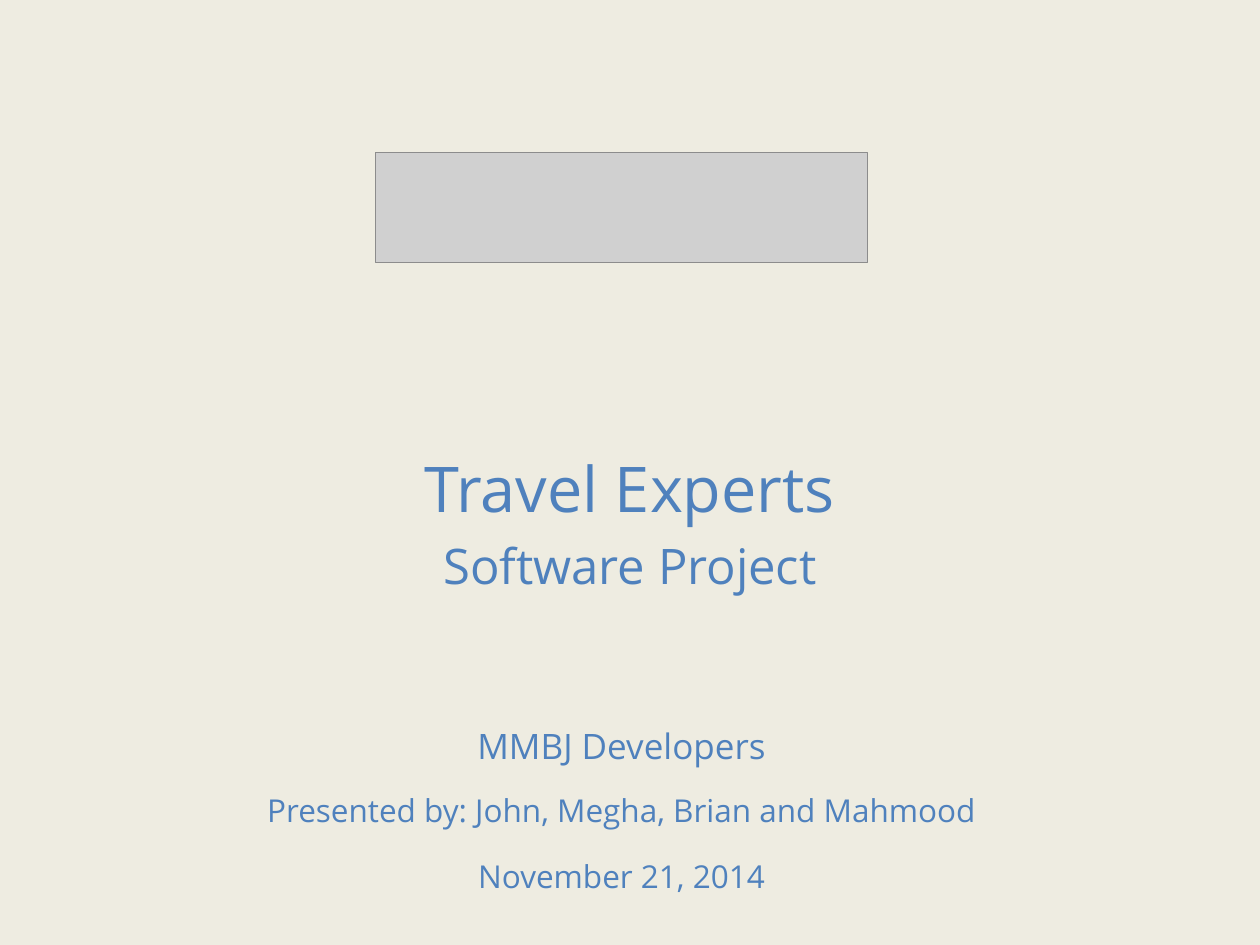
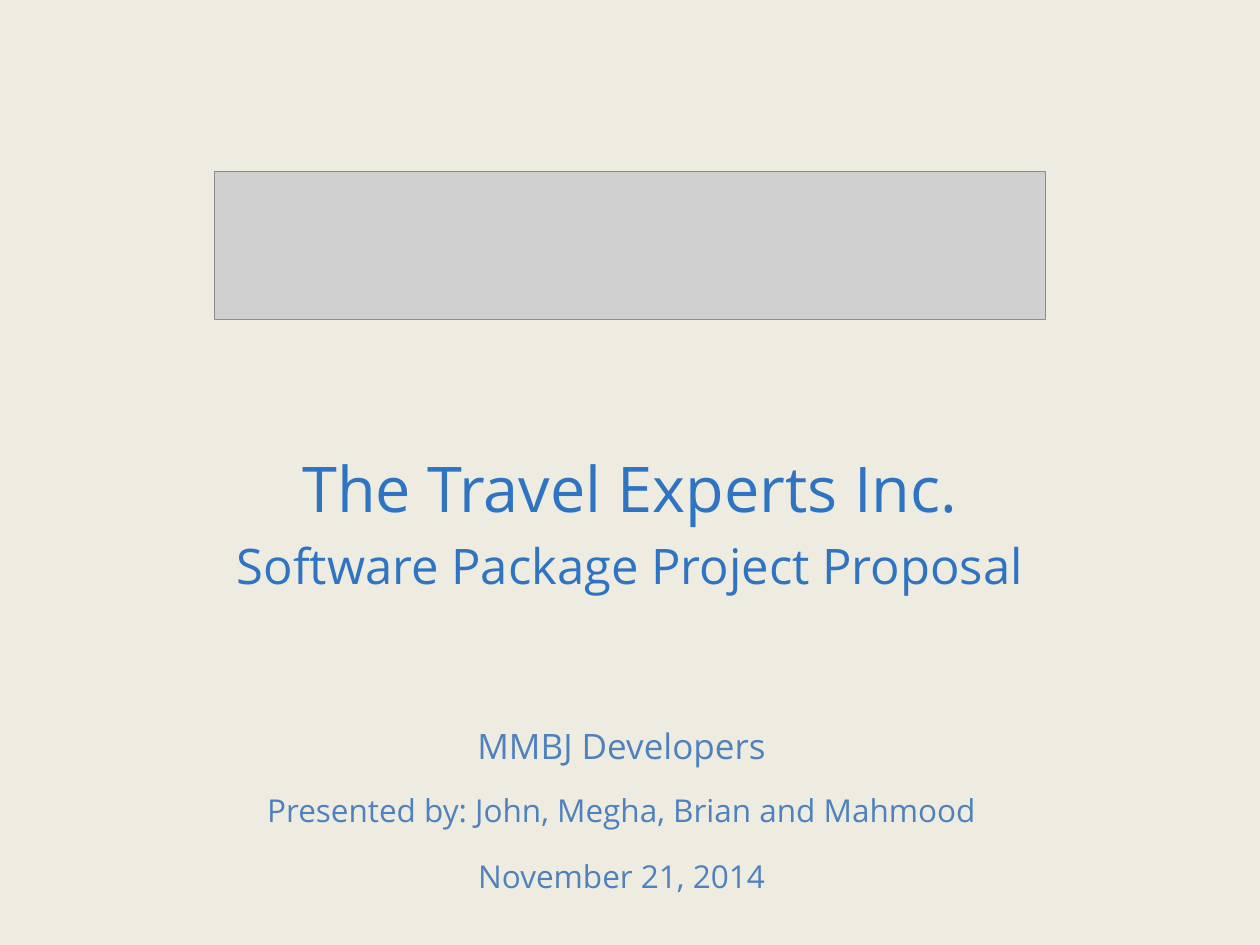
Before and after one commit to jvector-solutions/SAIT-OOSD-Team5, a slide deck: slide 1 of presentation/Travel expert presentation_Group5-John-Megha-Brian-Mahmood.pptx. Drawn at 1260x945 pixels with LibreOffice and Linux fonts; fonts in the diff are those of the drawing; grey boxes stand for pictures; background and template pictures are left out. Boxes give left, top, right and bottom in pixels: in the first picture for what was removed or moved away, otherwise in the second. Text is boxed around its words. In the diff, an @@ line names an element or a change of style, - is before the commit and + after.

```diff
--- a/presentation/Travel expert presentation_Group5-John-Megha-Brian-Mahmood.pptx
+++ b/presentation/Travel expert presentation_Group5-John-Megha-Brian-Mahmood.pptx
@@ picture added at bbox=[214, 171, 1045, 320] @@
@@ picture removed at bbox=[375, 152, 868, 263] @@
@@ title at bbox=[302, 464, 957, 527]: text changed; text colour #4F81BD to #2F74C3 @@
-Travel Experts
+The Travel Experts Inc.
@@ subtitle at bbox=[237, 546, 1022, 596]: text changed; text colour #4F81BD to #2F74C3 @@
-Software Project
+Software Package Project Proposal
```
Also in this commit, not shown: 9 other slides changed, 1 slide removed.
